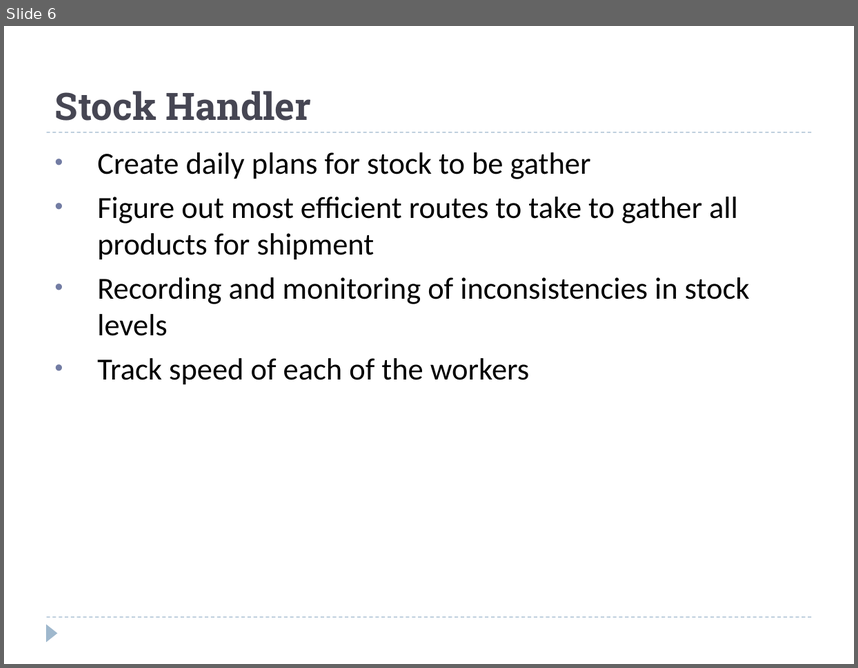
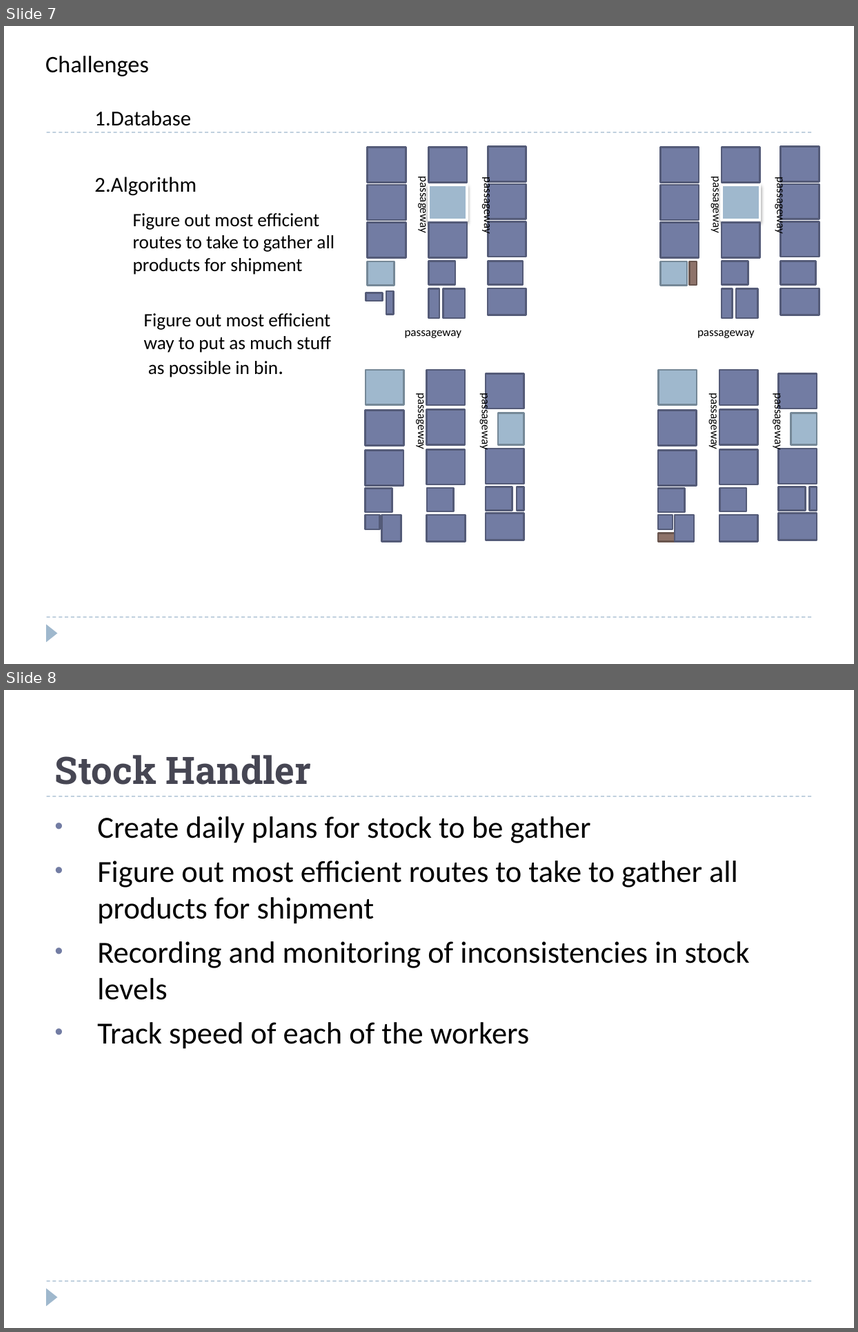
Before and after one commit to mtriff/cmpt370-warehouse, a slide deck: docs/presentation-proposal/group02-proposalPresentation-warehouse.pptx. Shown one above the other, each under a label of ours: slide 6 before the commit, slides 7 and 8 after it. The pictures are 858x668 and 858x1332 pixels, drawn with LibreOffice and Linux fonts; fonts in the diff are those of the drawing. Boxes give left, top, right and bottom in pixels: in the first picture for what was removed or moved away, otherwise in the second. Text is boxed around its words. In the diff, an @@ line names an element or a change of style, - is before the commit and + after.

```diff
--- a/docs/presentation-proposal/group02-proposalPresentation-warehouse.pptx
+++ b/docs/presentation-proposal/group02-proposalPresentation-warehouse.pptx
@@ slide 7 added at (4,26,854,664), background #FFFFFF; not listed: 3 template elements that a slide beside it also shows @@
@@ text added at (45,56,149,76), 20 pt, text #000000 @@
+Challenges
@@ text added at (94,110,191,126), 18 pt, text #000000 @@
+1.Database
@@ text added at (94,176,197,196), 18 pt, text #000000 @@
+2.Algorithm
@@ text added at (133,213,335,274), 16 pt, text #000000 @@
+Figure out most efficient
+routes to take to gather all
+products for shipment
@@ group added at (366,147,819,541): 68 rectangles, 10 texts @@
+passageway
+passageway
+passageway
+passageway
+passageway
+passageway
+passageway
+passageway
+passageway
+passageway
@@ text added at (144,313,331,377), 16 pt, text #000000 @@
+Figure out most efficient
+way to put as much stuff
+as possible in bin.
@@ what was slide 6 is now slide 8 @@
```
Also in this commit, not shown: 1 other slide added.
